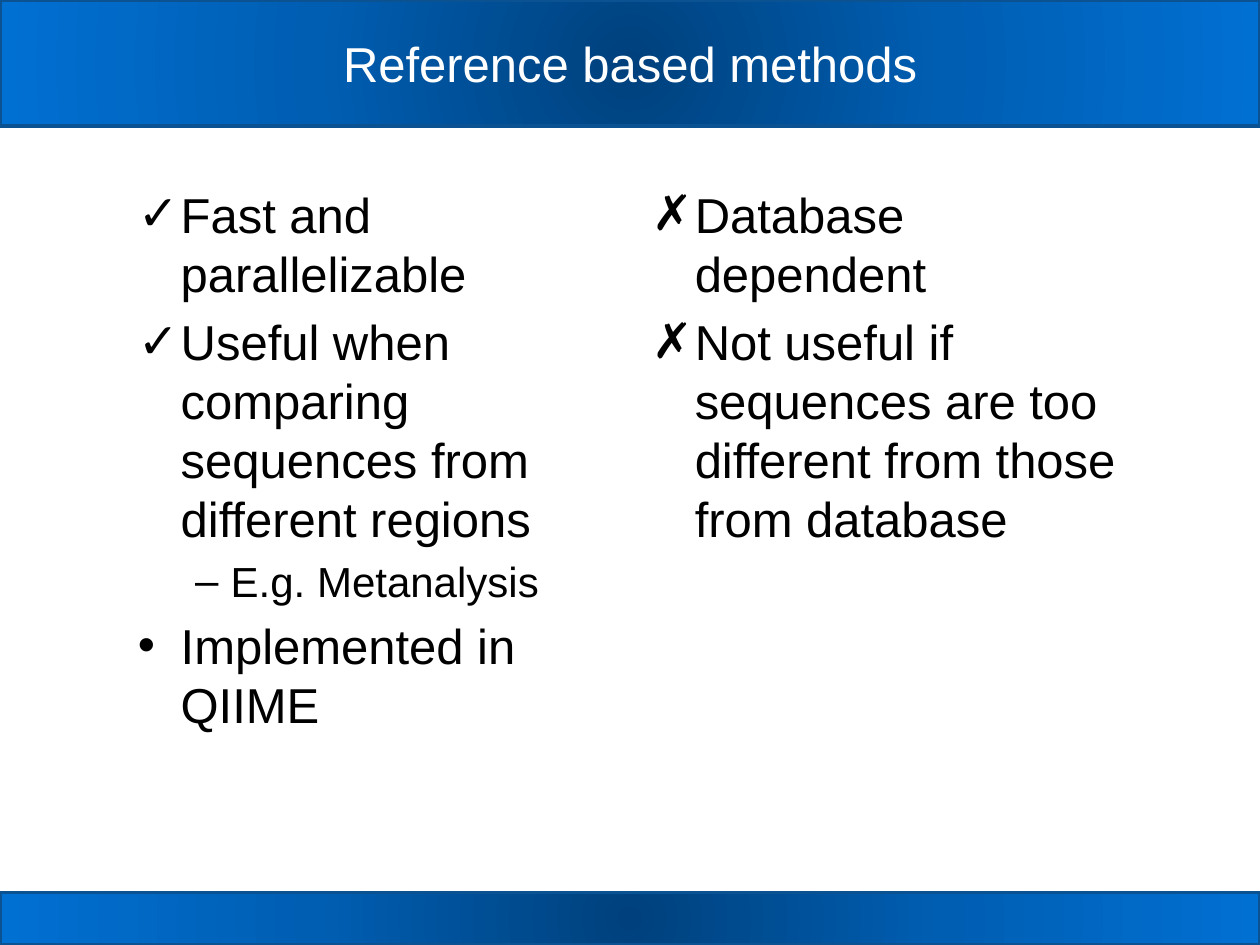
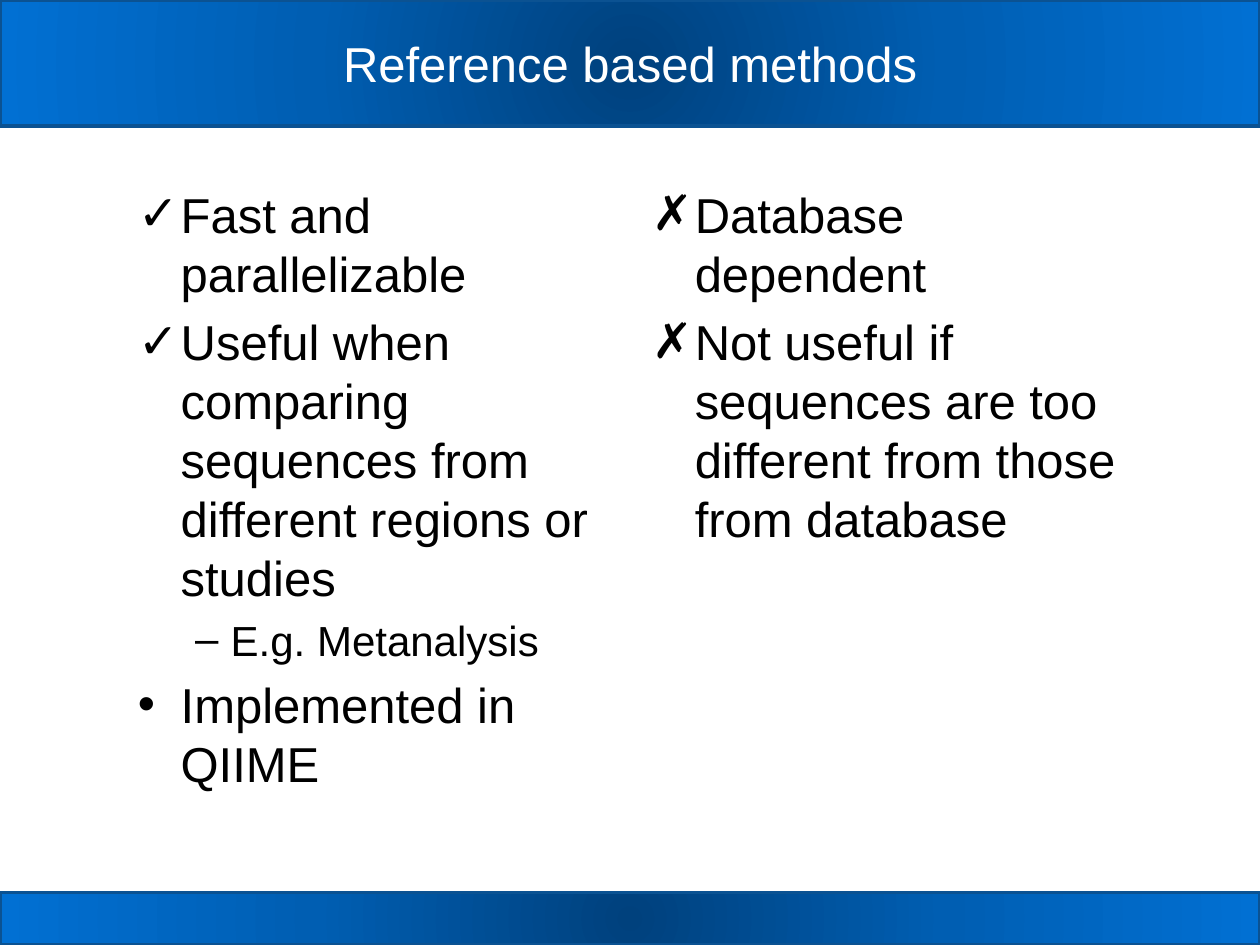
Before and after one commit to carden24/2018_Taller_Genomica_ambiental, a slide deck: slide 28 of W2_16S_analysis.pptx (slide 26 before the commit). Drawn at 1260x945 pixels with LibreOffice and Linux fonts; fonts in the diff are those of the drawing. Boxes give left, top, right and bottom in pixels: in the first picture for what was removed or moved away, otherwise in the second. Text is boxed around its words. In the diff, an @@ line names an element or a change of style, - is before the commit and + after.

```diff
--- a/W2_16S_analysis.pptx
+++ b/W2_16S_analysis.pptx
@@ text at [181,324,588,597]: text changed @@
-✓ Useful when comparing sequences from different regions
+✓ Useful when comparing sequences from different regions or studies
```
Also in this commit, not shown: 6 other slides changed, 5 slides added, 3 slides removed, 2 other files.
